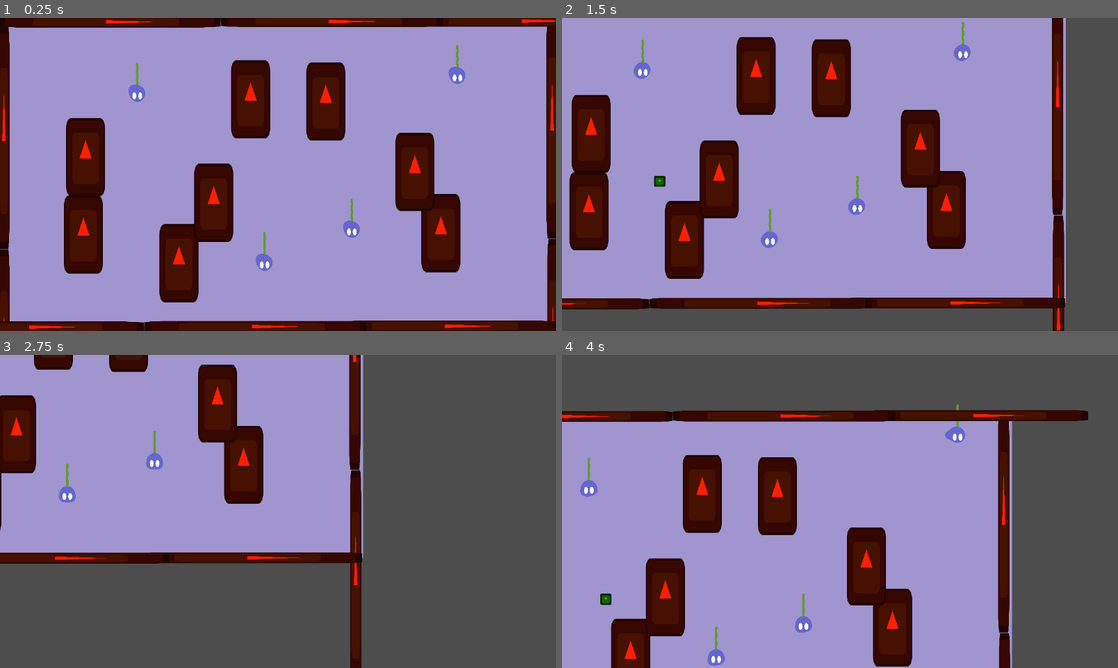
Above: before the commit, frames 1-4 (two rows, left to right).
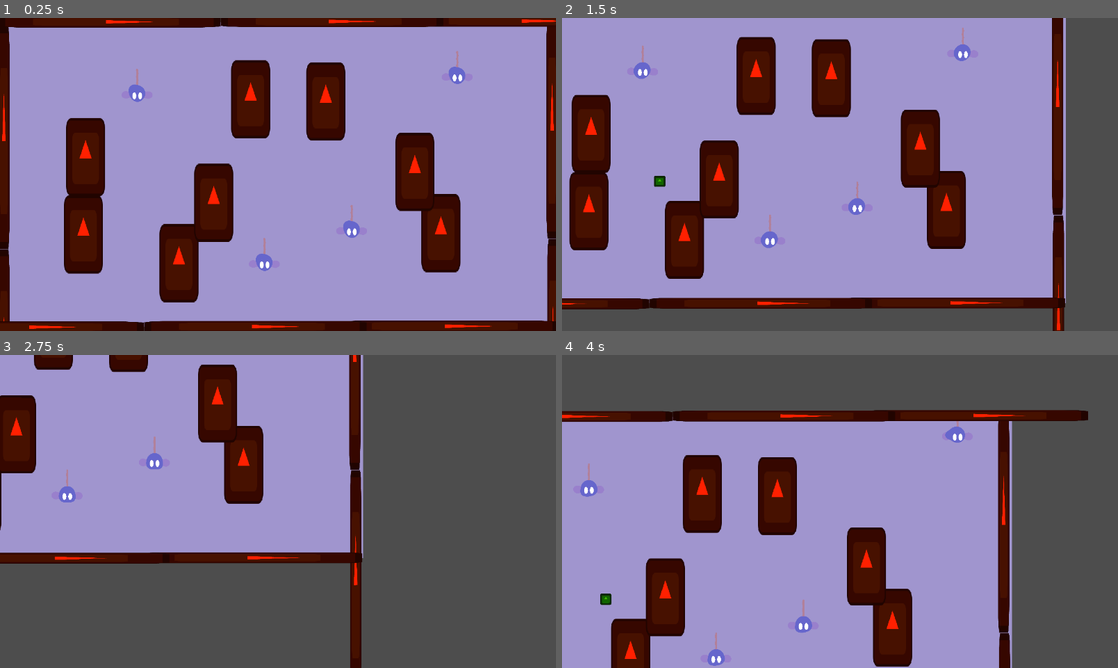
Above: after the commit, the same moments.

Repository: Sadathy/Wild-Jam-94
Game: Godot game, scene res://Scenes/Screens/tank.tscn
Same seed, same stepped clock (60 frames per second), same inputs: the game is played once before the commit and once after it. The engine's default icon, where the game draws it, is replaced by a stand-in: a white triangle on a blue panel in a dark square.
Inputs (mouse positions are in pixels of both pictures, inside the frame that each line leads up to):
- Up to frame 1 (0.25 s): no input
- Up to frame 2 (1.5 s): tap Enter at 0.5 s; move the mouse to (962, 158) at 0.52 s; hold D (right) 0.53-1.28 s; click (962, 158) at 0.67 s; move the mouse to (728, 190) at 1.27 s; hold Down (down) from 1.28 s (still down)
- Up to frame 3 (2.75 s): move the mouse to (333, 442) at 2.02 s; release Down (down) at 2.03 s; hold D (right) from 2.03 s (still down)
- Up to frame 4 (4 s): move the mouse to (812, 574) at 2.77 s; release D (right) at 2.78 s; hold W (up) 2.78-3.53 s; click (812, 574) at 2.92 s; move the mouse to (1006, 558) at 3.52 s; hold A (left) from 3.53 s (still down)

The runs differ from the first frame. In frame 1, 0.1% of the frame differs, in the area x 24-83%, y 8-76%; in frame 2, 0.1%; in frame 3, less than 0.1%; in frame 4, 0.1%.

Commit message:
Tentacle created as scene
Tentacle is no longer a sprite in the blob scene, it's its own scene.
Also added tentacle and fin scene to the blob scene.

Diff:
--- a/game-jam-94/Scenes/Entities/blob.tscn
+++ b/game-jam-94/Scenes/Entities/blob.tscn
@@ -5,9 +5,9 @@
 [ext_resource type="Script" uid="uid://b3w6d5pi6qsde" path="res://Scripts/Blob/Tasks/blob_task_manager.gd" id="3_nqy3g"]
 [ext_resource type="Texture2D" uid="uid://c7fpegmiqk818" path="res://Assets/Blob/Blob_Base.png" id="3_oc1qy"]
 [ext_resource type="Script" uid="uid://bmhrpuyvewc4b" path="res://Scripts/Blob/blob_brain.gd" id="3_vofcw"]
-[ext_resource type="Shader" uid="uid://dhqggpc5lhqpe" path="res://Resources/Shaders/blob_tentacle.gdshader" id="4_6gmyd"]
+[ext_resource type="PackedScene" uid="uid://duklahau8y42m" path="res://Scenes/Mutations/blob_tentacle.tscn" id="4_6gmyd"]
 [ext_resource type="Script" uid="uid://d1fm7f671y7ll" path="res://Scripts/Blob/Tasks/task_seek.gd" id="5_2arvm"]
-[ext_resource type="Texture2D" uid="uid://xl5namfcv4q0" path="res://Assets/Blob/Blob_Tentacle.png" id="5_3sqwr"]
+[ext_resource type="PackedScene" uid="uid://dmxb63agwxykm" path="res://Scenes/Mutations/blob_fin.tscn" id="6_3sqwr"]
 [ext_resource type="Script" uid="uid://c4yit2v0mvm3r" path="res://Scripts/Blob/Tasks/task_idle.gd" id="6_h5kcp"]
 [ext_resource type="PackedScene" uid="uid://ce2525wmd1qdw" path="res://Scenes/Mutations/Eyes/eyes.tscn" id="7_b7hkt"]
 
@@ -24,15 +24,6 @@
 shader_parameter/colour_r = 0.40000000596048
 shader_parameter/colour_g = 0.40000000596048
 shader_parameter/colour_b = 0.80000001192096
-
-[sub_resource type="ShaderMaterial" id="ShaderMaterial_6gmyd"]
-shader = ExtResource("4_6gmyd")
-shader_parameter/wave_frequency = 20.0
-shader_parameter/wave_speed = 1.0
-shader_parameter/wave_amplitude = 0.05000000074506
-shader_parameter/colour_r = 0.40000000596048
-shader_parameter/colour_g = 0.60000000894072
-shader_parameter/colour_b = 0.20000000298024
 
 [sub_resource type="CircleShape2D" id="CircleShape2D_148xd"]
 radius = 21.0
@@ -51,12 +42,26 @@
 [node name="Tentacle_Pivot" type="Node2D" parent="Blob_Base" unique_id=1416103212]
 rotation = -6.2831855
 
-[node name="Blob_Tentacle" type="Sprite2D" parent="Blob_Base/Tentacle_Pivot" unique_id=549645347]
+[node name="Blob_Tentacle" parent="Blob_Base/Tentacle_Pivot" unique_id=1272147320 instance=ExtResource("4_6gmyd")]
 z_index = -1
-material = SubResource("ShaderMaterial_6gmyd")
-position = Vector2(0, -409.99997)
-scale = Vector2(1.2, 1.2)
-texture = ExtResource("5_3sqwr")
+position = Vector2(5.5950575e-05, -319.99997)
+
+[node name="Fin_Pivot" type="Node2D" parent="Blob_Base" unique_id=1260486161]
+position = Vector2(-119.999985, 39.999996)
+
+[node name="Blob_Fin" parent="Blob_Base/Fin_Pivot" unique_id=906984215 instance=ExtResource("6_3sqwr")]
+z_index = -1
+position = Vector2(-120.00003, 3.8146973e-06)
+scale = Vector2(9.999999, 9.999999)
+
+[node name="Fin_Pivot2" type="Node2D" parent="Blob_Base" unique_id=1079163570]
+position = Vector2(110, 40)
+
+[node name="Blob_Fin" parent="Blob_Base/Fin_Pivot2" unique_id=184606039 instance=ExtResource("6_3sqwr")]
+z_index = -1
+position = Vector2(120.00003, -9.536743e-07)
+rotation = 3.1415927
+scale = Vector2(9.999999, 9.999999)
 
 [node name="CollisionShape2D" type="CollisionShape2D" parent="." unique_id=859144262]
 visible = false
--- /dev/null
+++ b/game-jam-94/Scenes/Mutations/blob_tentacle.tscn
@@ -0,0 +1,19 @@
+[gd_scene format=3 uid="uid://duklahau8y42m"]
+
+[ext_resource type="Shader" uid="uid://dhqggpc5lhqpe" path="res://Resources/Shaders/blob_tentacle.gdshader" id="1_my2wl"]
+[ext_resource type="Texture2D" uid="uid://xl5namfcv4q0" path="res://Assets/Blob/Blob_Tentacle.png" id="2_sno5b"]
+
+[sub_resource type="ShaderMaterial" id="ShaderMaterial_uux56"]
+shader = ExtResource("1_my2wl")
+shader_parameter/wave_frequency = 20.0
+shader_parameter/wave_speed = 1.0
+shader_parameter/wave_amplitude = 0.05000000074506
+shader_parameter/colour_r = 0.70000001043084
+shader_parameter/colour_g = 0.5000000074506
+shader_parameter/colour_b = 0.60000000894072
+
+[node name="Blob_Tentacle" type="Node2D" unique_id=1272147320]
+
+[node name="Blob_Tentacle" type="Sprite2D" parent="." unique_id=1983200636]
+material = SubResource("ShaderMaterial_uux56")
+texture = ExtResource("2_sno5b")
Not shown, added: game-jam-94/Resources/Shaders/blob_fin.gdshader.uid
